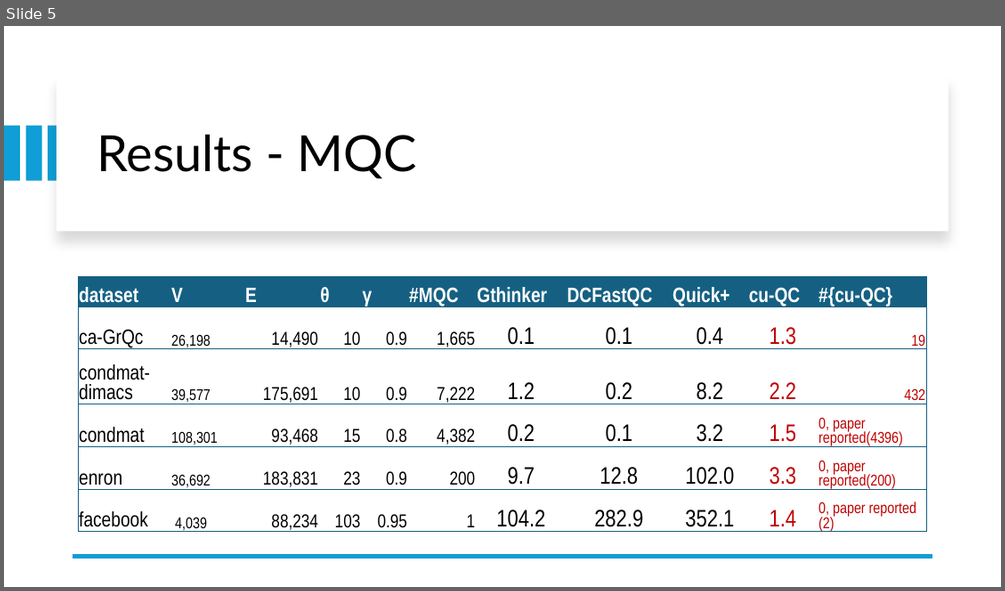
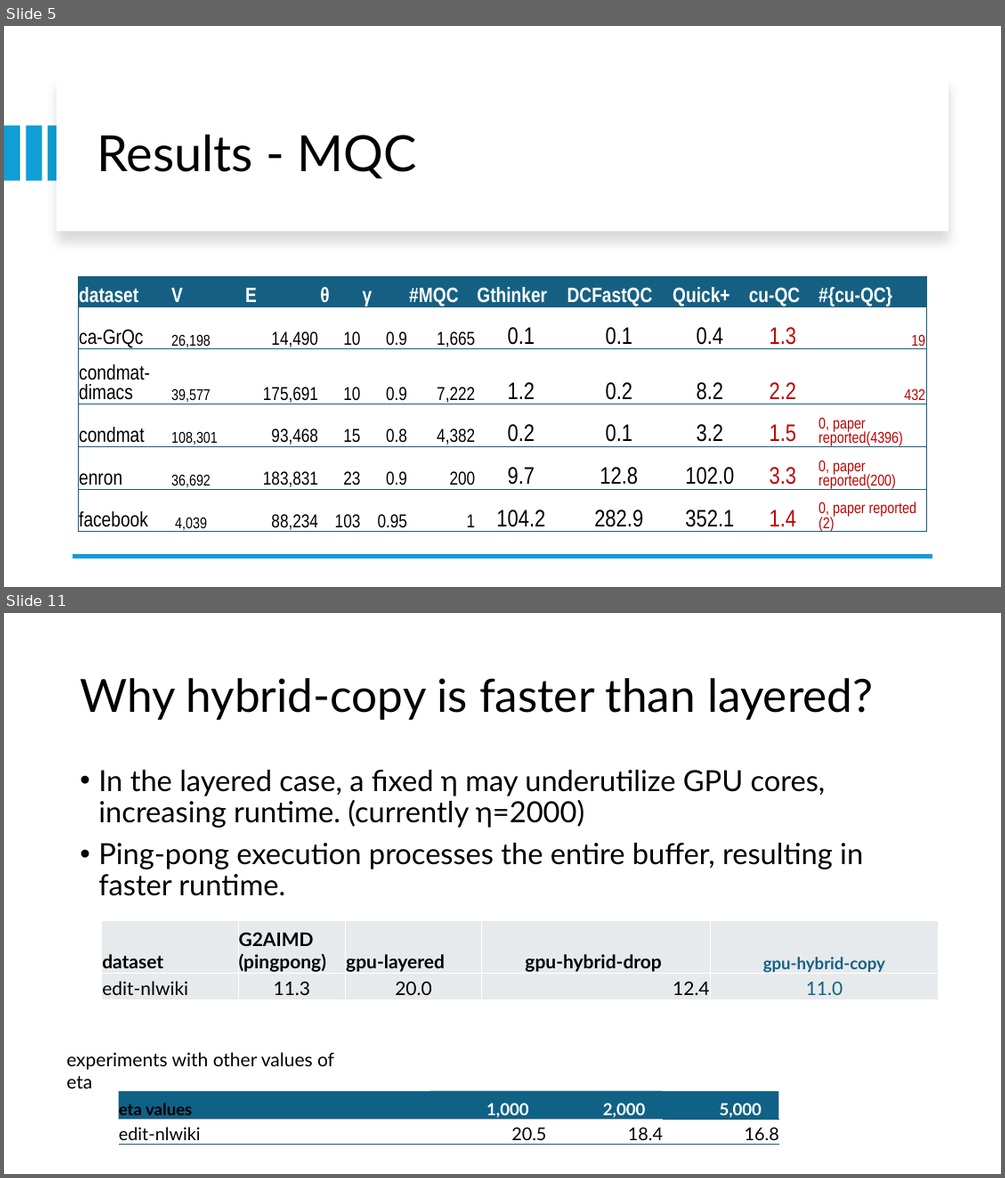
Before and after one commit to akhlaqueak/G-ThinkerCG, a slide deck: revision.pptx. Shown one above the other, each under a label of ours: slide 5 before the commit, slides 5 and 11 after it; the slides between them are not shown. The pictures are 1005x591 and 1005x1178 pixels, drawn with LibreOffice and Linux fonts; fonts in the diff are those of the drawing. Boxes give left, top, right and bottom in pixels: in the first picture for what was removed or moved away, otherwise in the second. Text is boxed around its words. In the diff, an @@ line names an element or a change of style, - is before the commit and + after.

```diff
--- a/revision.pptx
+++ b/revision.pptx
@@ slide 11 added at bbox=[4, 613, 1001, 1174], background #FFFFFF @@
@@ title added at bbox=[80, 678, 873, 720], 44 pt, text #000000 @@
+Why hybrid-copy is faster than layered?
@@ text added at bbox=[98, 770, 863, 896], 28 pt, text #000000 @@
+• In the layered case, a fixed η may underutilize GPU cores, increasing runtime. (currently η=2000)
+• Ping-pong execution processes the entire buffer, resulting in faster runtime.
@@ table added at bbox=[102, 920, 940, 999], 2 rows, 5 columns @@
+dataset | G2AIMD (pingpong) | gpu-layered | gpu-hybrid-drop | gpu-hybrid-copy
+edit-nlwiki | 11.3 | 20.0 | 12.4 | 11.0
@@ text added at bbox=[66, 1052, 334, 1088], 18 pt, text #000000 @@
+experiments with other values of eta
@@ table added at bbox=[119, 1091, 780, 1121], 1 rows, 4 columns @@
+eta values | 1,000 | 2,000 | 5,000
@@ table added at bbox=[119, 1119, 780, 1148], 1 rows, 4 columns @@
+edit-nlwiki | 20.5 | 18.4 | 16.8
```
Also in this commit, not shown: 7 other slides added, 1 slide removed, 31 other files.
